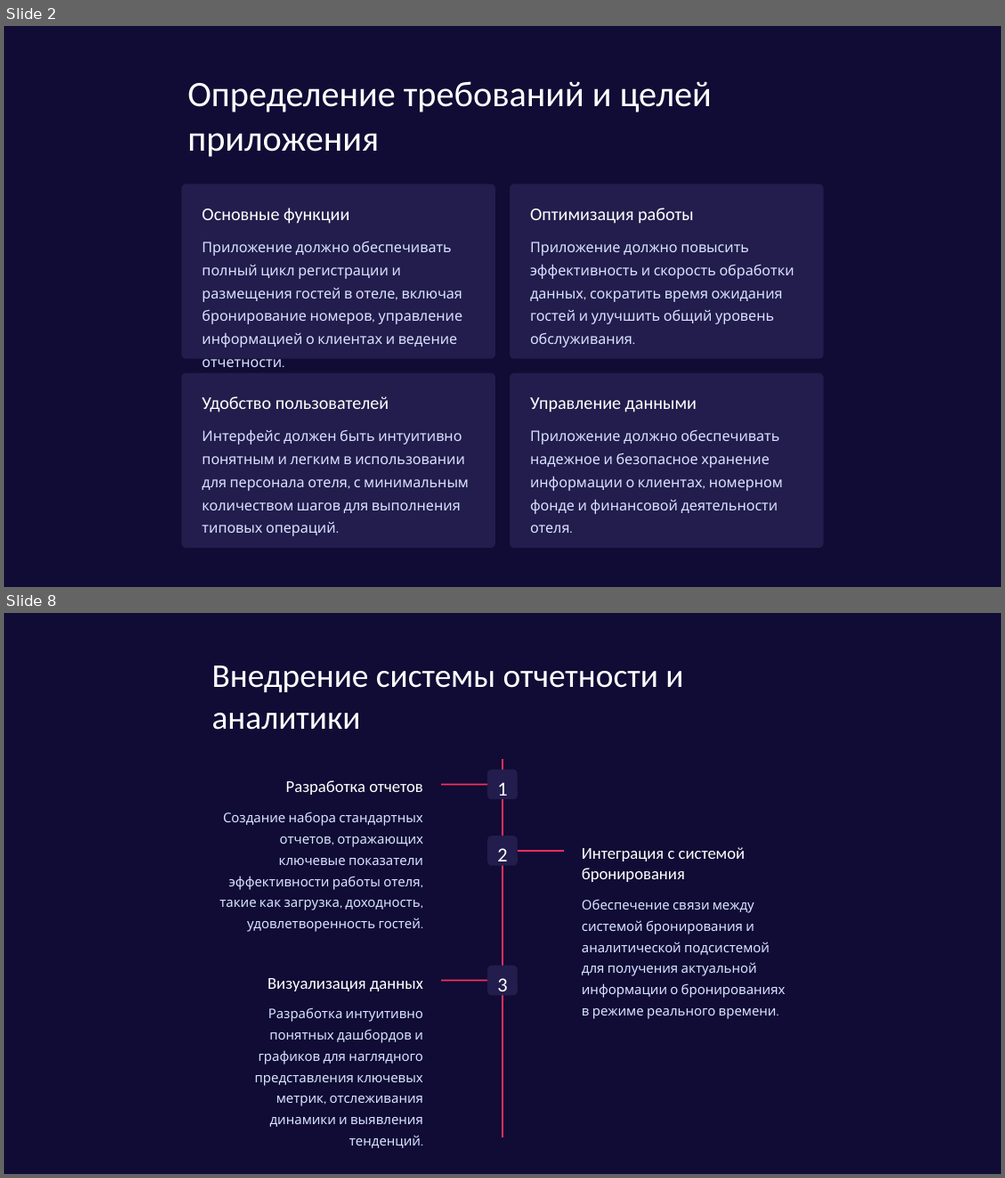
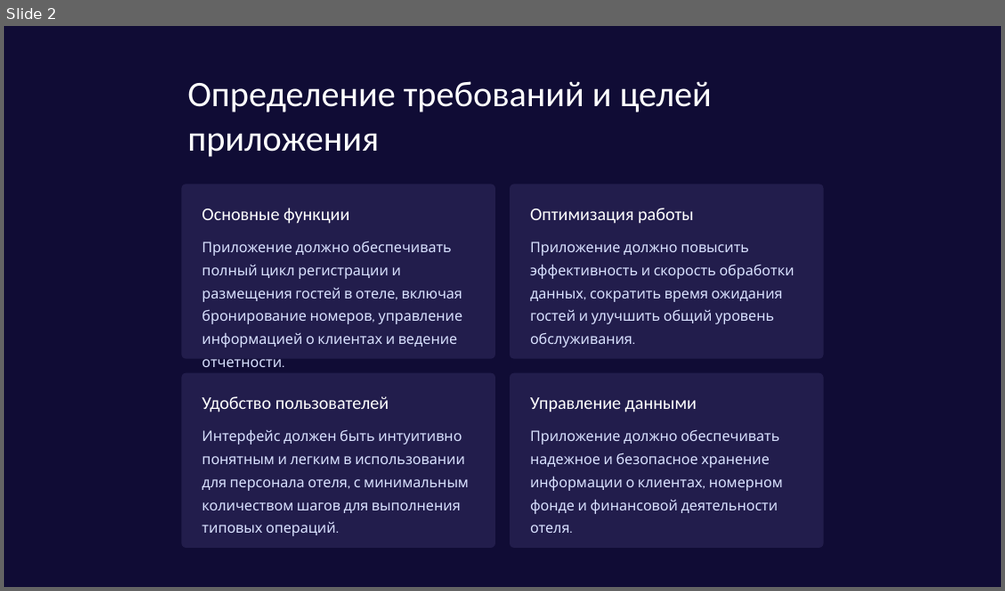
Before and after one commit to Savi2345/Peredacha, a slide deck: Vvedenie-v-razrabotku-prilozheniya-dlya-zapisi-klientov-v-otele.pptx. Shown one above the other, each under a label of ours: slides 2 and 8 before the commit, slide 2 after it; the slides between them are not shown. The pictures are 1005x1178 and 1005x591 pixels, drawn with LibreOffice and Linux fonts; fonts in the diff are those of the drawing. Boxes give left, top, right and bottom in pixels: in the first picture for what was removed or moved away, otherwise in the second. Text is boxed around its words. In the diff, an @@ line names an element or a change of style, - is before the commit and + after.

```diff
--- a/Vvedenie-v-razrabotku-prilozheniya-dlya-zapisi-klientov-v-otele.pptx
+++ b/Vvedenie-v-razrabotku-prilozheniya-dlya-zapisi-klientov-v-otele.pptx
@@ slide 8 removed at (x1=4, y1=613, x2=1001, y2=1174), background #FFFFFF @@
@@ rectangle removed at (x1=4, y1=613, x2=1001, y2=1174) @@
@@ text removed at (x1=212, y1=666, x2=683, y2=730) @@
-Внедрение системы отчетности и аналитики
@@ rounded rectangle removed at (x1=487, y1=770, x2=518, y2=799) @@
@@ rectangle removed at (x1=502, y1=759, x2=503, y2=1137) @@
@@ text removed at (x1=286, y1=780, x2=423, y2=795) @@
-Разработка отчетов
@@ rectangle removed at (x1=441, y1=784, x2=487, y2=786) @@
@@ text removed at (x1=497, y1=782, x2=507, y2=801) @@
-1
@@ text removed at (x1=219, y1=811, x2=423, y2=932) @@
-Создание набора стандартных отчетов, отражающих ключевые показатели эффективности работы отеля, такие как загрузка, доходность, удовлетворенность гостей.
@@ rounded rectangle removed at (x1=487, y1=835, x2=518, y2=866) @@
@@ text removed at (x1=497, y1=848, x2=507, y2=868) @@
-2
@@ rectangle removed at (x1=518, y1=850, x2=564, y2=852) @@
@@ text removed at (x1=582, y1=847, x2=745, y2=882) @@
-Интеграция с системой бронирования
@@ text removed at (x1=582, y1=899, x2=785, y2=1019) @@
-Обеспечение связи между системой бронирования и аналитической подсистемой для получения актуальной информации о бронированиях в режиме реального времени.
@@ text removed at (x1=267, y1=978, x2=423, y2=991) @@
-Визуализация данных
@@ rectangle removed at (x1=441, y1=980, x2=487, y2=981) @@
@@ rounded rectangle removed at (x1=487, y1=965, x2=518, y2=995) @@
@@ text removed at (x1=497, y1=978, x2=507, y2=997) @@
-3
@@ text removed at (x1=255, y1=1007, x2=423, y2=1148) @@
-Разработка интуитивно понятных дашбордов и графиков для наглядного представления ключевых метрик, отслеживания динамики и выявления тенденций.
```
Also in this commit, not shown: 4 slides changed, 2 slides added, 4 other slides removed.
